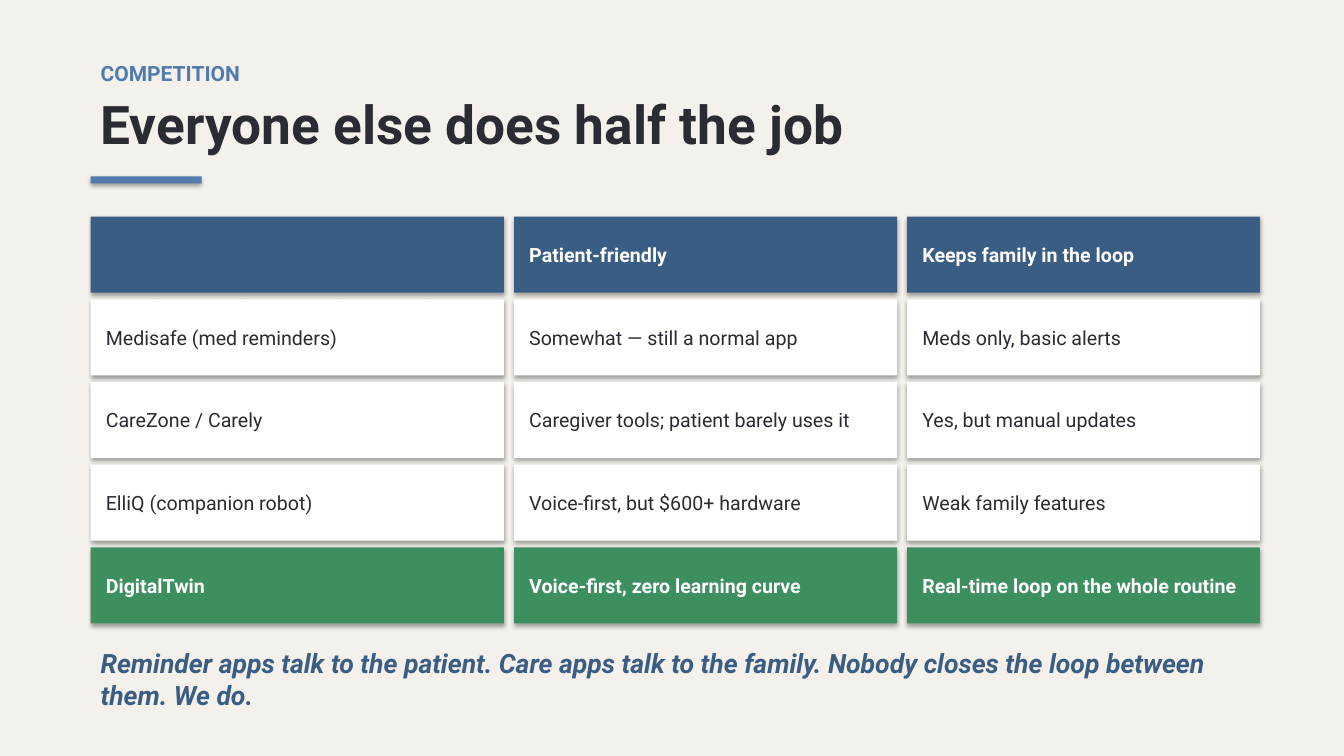
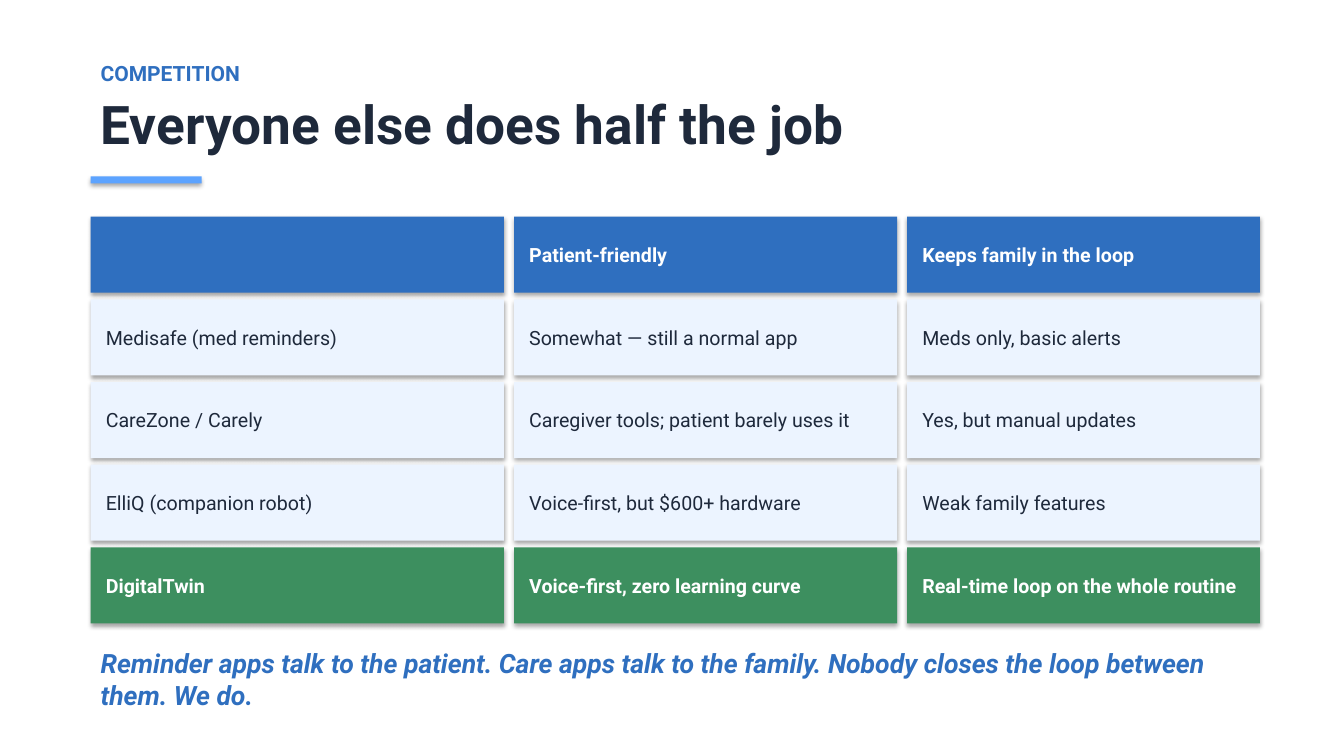
Before and after one commit to kalebrodriguez/DigitalTwin, a slide deck: slide 8 of pitch/DigitalTwin-Pitch-Deck.pptx. Drawn at 1344x756 pixels with LibreOffice and Linux fonts; fonts in the diff are those of the drawing. Boxes give left, top, right and bottom in pixels: in the first picture for what was removed or moved away, otherwise in the second. Text is boxed around its words. In the diff, an @@ line names an element or a change of style, - is before the commit and + after.

```diff
--- a/pitch/DigitalTwin-Pitch-Deck.pptx
+++ b/pitch/DigitalTwin-Pitch-Deck.pptx
@@ background #F4F1EC to #FFFFFF @@
@@ text "COMPETITION" at bbox=[101, 66, 844, 156]: text colour #4F7CAC to #2F6FBF in "COMPETITION"; text colour #2B2B33 to #1E293B in "Everyone else does half the job" @@
@@ rectangle at bbox=[91, 176, 202, 184]: fill #4F7CAC to #5CA3FF @@
@@ fill #3A5D84 to #2F6FBF in 3 elements at bbox=[514, 217, 897, 292], bbox=[907, 217, 1260, 292], bbox=[91, 217, 504, 292] @@
@@ text colour #2B2B33 to #1E293B; fill #FFFFFF to #ECF4FF in 9 elements at bbox=[91, 299, 504, 375], bbox=[514, 299, 897, 375], bbox=[907, 299, 1260, 375], bbox=[91, 382, 504, 458], bbox=[514, 382, 897, 458], bbox=[907, 382, 1260, 458], bbox=[91, 465, 504, 540], bbox=[514, 465, 897, 540], bbox=[907, 465, 1260, 540] @@
@@ text "Reminder apps talk to the ..." at bbox=[101, 652, 1204, 706]: text colour #3A5D84 to #2F6FBF @@
```
Also in this commit, not shown: 10 other slides changed, 14 other files.
